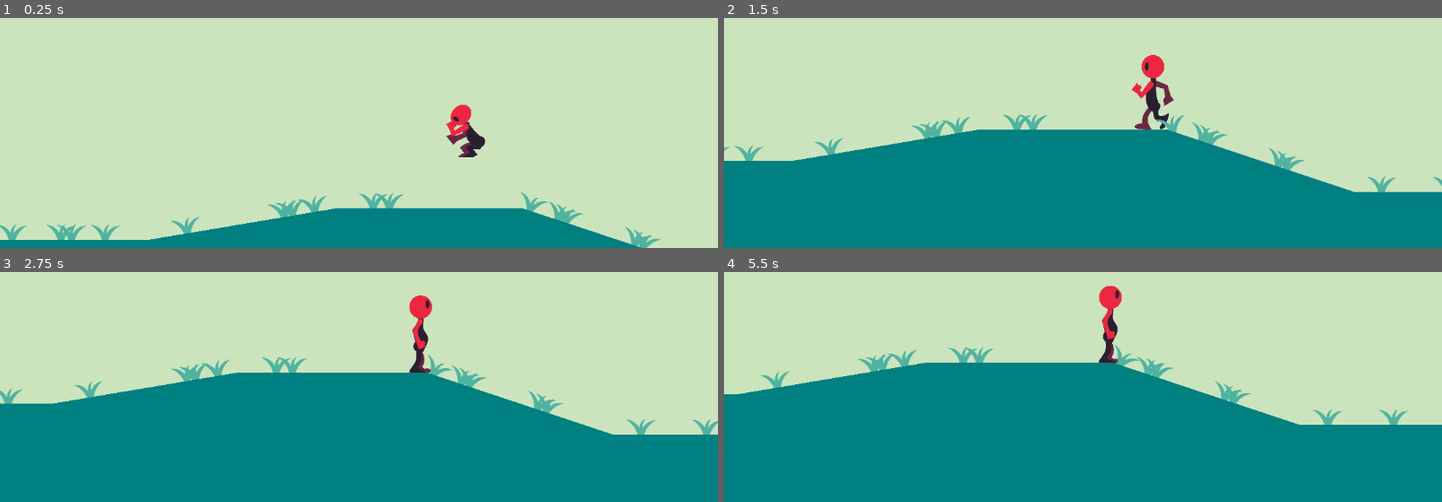
Above: before the commit, frames 1-4 (two rows, left to right).
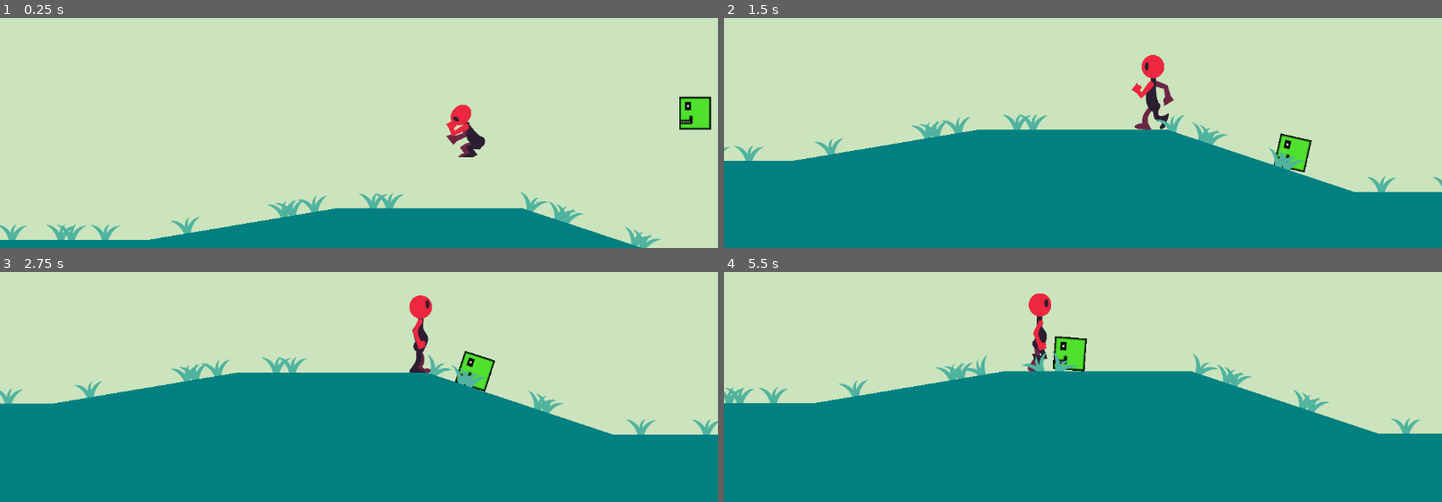
Above: after the commit, the same moments.

Repository: kir-55/TheArmheide
Game: Godot game, scene res://Scenes/Game.tscn
Two runs of this game, one before a commit and one after it. Both use one fixed random seed, a clock stepped at 60 frames per second and the inputs below. The engine's default icon, where the game draws it, is replaced by a stand-in: a white triangle on a blue panel in a dark square.
Inputs (mouse positions are in pixels of both pictures, inside the frame that each line leads up to):
- Up to frame 1 (0.25 s): no input
- Up to frame 2 (1.5 s): move the mouse to (1240, 27) at 0.52 s; press the mouse at (1240, 27) at 0.53 s; move the mouse to (939, 66) at 1.27 s; release the mouse at (939, 66) at 1.28 s; click (939, 66) at 1.35 s
- Up to frame 3 (2.75 s): move the mouse to (outside the picture) at 2.02 s; press the mouse at (outside the picture) at 2.03 s
- Up to frame 4 (5.5 s): move the mouse to (1047, 380) at 2.77 s; release the mouse at (1047, 380) at 2.78 s; click (1047, 380) at 2.85 s; move the mouse to (1298, 361) at 3.52 s; press the mouse at (1298, 361) at 3.53 s; move the mouse to (outside the picture) at 4.27 s; release the mouse at (outside the picture) at 4.28 s; click (outside the picture) at 4.35 s; move the mouse to (1118, 299) at 5.02 s; press the mouse at (1118, 299) at 5.03 s

The runs differ from the first frame. In frame 1, 0.7% of the frame differs, in the area x 94-100%, y 33-49%; in frame 2, 0.5%; in frame 3, 0.5%; in frame 4, 9.1%, in the area x 0-100%, y 5-71%.

Commit message:
Added an enemy that can follow the player within a certain distance using state machine

Diff:
--- a/Scenes/Game.tscn
+++ b/Scenes/Game.tscn
@@ -9,6 +9,7 @@
 [ext_resource type="Script" path="res://Scripts/random_system.gd" id="7_5clvn"]
 [ext_resource type="Script" path="res://Scripts/LineGenerator.gd" id="7_qwvaq"]
 [ext_resource type="PackedScene" uid="uid://dmf8sf2rn0k64" path="res://Scenes/main_house.tscn" id="8_us4v6"]
+[ext_resource type="PackedScene" uid="uid://cun8flcxq70m4" path="res://Scenes/enemy.tscn" id="10_t63s6"]
 
 [sub_resource type="ShaderMaterial" id="ShaderMaterial_q1l2d"]
 shader = ExtResource("4_tcox1")
@@ -52,3 +53,6 @@
 
 [node name="RandomSystem" type="Node" parent="."]
 script = ExtResource("7_5clvn")
+
+[node name="Enemy" parent="." instance=ExtResource("10_t63s6")]
+position = Vector2(604, 380)
--- /dev/null
+++ b/Scenes/enemy.tscn
@@ -0,0 +1,34 @@
+[gd_scene load_steps=7 format=3 uid="uid://cun8flcxq70m4"]
+
+[ext_resource type="Script" path="res://Scripts/enemy.gd" id="1_d8oih"]
+[ext_resource type="Texture2D" uid="uid://betk5mrjmg11g" path="res://Images/enemy.png" id="1_je23y"]
+[ext_resource type="Script" path="res://Scripts/States/State Machine.gd" id="2_8dvqc"]
+[ext_resource type="Script" path="res://Scripts/States/EnemyIdle.gd" id="3_dwqag"]
+[ext_resource type="Script" path="res://Scripts/States/EnemyFollow.gd" id="5_kijgv"]
+
+[sub_resource type="RectangleShape2D" id="RectangleShape2D_6kqf7"]
+size = Vector2(51, 53)
+
+[node name="CharacterBody2D" type="CharacterBody2D"]
+script = ExtResource("1_d8oih")
+
+[node name="CollisionShape2D" type="CollisionShape2D" parent="."]
+position = Vector2(-38.5, -37.5)
+shape = SubResource("RectangleShape2D_6kqf7")
+
+[node name="Sprite2D" type="Sprite2D" parent="."]
+position = Vector2(-38.5, -37.7031)
+scale = Vector2(0.398438, 0.410889)
+texture = ExtResource("1_je23y")
+
+[node name="State Machine" type="Node" parent="." node_paths=PackedStringArray("initial_state")]
+script = ExtResource("2_8dvqc")
+initial_state = NodePath("Idle")
+
+[node name="Idle" type="Node" parent="State Machine" node_paths=PackedStringArray("enemy")]
+script = ExtResource("3_dwqag")
+enemy = NodePath("../..")
+
+[node name="Follow" type="Node" parent="State Machine" node_paths=PackedStringArray("enemy")]
+script = ExtResource("5_kijgv")
+enemy = NodePath("../..")
--- a/Scripts/Player.gd
+++ b/Scripts/Player.gd
@@ -63,7 +63,6 @@
 		animation.play("PlayerFly")
 
 func _unhandled_input(event):
-	print("cos")
 	if event is InputEventMouseButton:
 		if event.is_action_pressed("click"):
 			if event.double_click:
--- /dev/null
+++ b/Scripts/States/EnemyFollow.gd
@@ -0,0 +1,24 @@
+extends State
+class_name EnemyFollow
+
+@export var enemy : CharacterBody2D
+@export var move_speed := 120.0
+
+var player : CharacterBody2D
+
+func Enter():
+	player = get_tree().get_first_node_in_group("BoarTarget")
+
+func Physics_Update(delta: float):
+	print(self.name)
+
+	if enemy.is_on_floor():
+		var direction = player.global_position - enemy.global_position
+
+		if direction.length() < 500:
+			enemy.velocity = direction.normalized() * move_speed
+		else:
+			enemy.velocity = Vector2()
+
+		if direction.length() > 500:
+			RequestTransition.emit(self, "Idle")
--- /dev/null
+++ b/Scripts/States/EnemyIdle.gd
@@ -0,0 +1,33 @@
+extends State
+class_name EnemyIdle
+
+@export var enemy: CharacterBody2D
+@export var move_speed := 120.0
+
+var player : CharacterBody2D
+var move_direction : Vector2
+var wander_time : float
+
+func randomize_wander():
+	move_direction = Vector2(randi_range(-1, 1), 0).normalized()
+	wander_time = randf_range(1, 3.5)
+
+func Enter():
+	randomize_wander()
+	player = get_tree().get_first_node_in_group("BoarTarget")
+
+func Update(delta: float):
+	if wander_time > 0:
+		wander_time -= delta
+	else:
+		randomize_wander()
+
+func Physics_Update(delta: float):
+	print(self.name)
+	if enemy and enemy.is_on_floor():
+		enemy.velocity = move_direction * move_speed
+
+	var direction = player.global_position - enemy.global_position
+
+	if direction.length() < 500:
+		RequestTransition.emit(self, "Follow")
--- /dev/null
+++ b/Scripts/States/State Machine.gd
@@ -0,0 +1,39 @@
+extends Node
+
+@export var initial_state : State
+
+var current_state : State
+var states : Dictionary = {}
+
+func _ready():
+	for child in get_children():
+		if child is State:
+			states[child.name.to_lower()] = child
+			child.RequestTransition.connect(on_child_transition)
+
+	if initial_state:
+		initial_state.Enter()
+		current_state = initial_state
+
+func _process(delta):
+	if current_state:
+		current_state.Update(delta)
+
+func _physics_process(delta):
+	if current_state:
+		current_state.Physics_Update(delta)
+
+func on_child_transition(state, new_state_name):
+	if state != current_state:
+		return
+
+	var new_state = states.get(new_state_name.to_lower())
+	if !new_state:
+		return
+
+	if current_state:
+		current_state.Exit()
+
+	new_state.Enter()
+
+	current_state = new_state
--- /dev/null
+++ b/Scripts/States/State.gd
@@ -0,0 +1,16 @@
+extends Node
+class_name State
+
+signal RequestTransition
+
+func Enter():
+	pass
+
+func Exit():
+	pass
+
+func Update(_delta: float):
+	pass
+
+func Physics_Update(_delta: float):
+	pass
--- /dev/null
+++ b/Scripts/enemy.gd
@@ -0,0 +1,18 @@
+extends CharacterBody2D
+
+const GRAVITY = 1000
+
+func _physics_process(delta):
+	if velocity.x > 0:
+		$Sprite2D.flip_h = true
+	elif velocity.x < 0:
+		$Sprite2D.flip_h = false
+
+	velocity.y += GRAVITY * delta
+	move_and_slide()
+
+func _process(delta: float) -> void:
+	if is_on_floor():
+		var normal : Vector2 = get_floor_normal()
+		var offset : float = deg_to_rad(90)
+		rotation = lerp_angle(rotation, get_floor_normal().angle() + deg_to_rad(90), 0.1)
Binary file added: Images/enemy.png
Not shown, added: Images/enemy.png.import
Not shown: 1 places in Scenes/Game.tscn that only renumber resources
